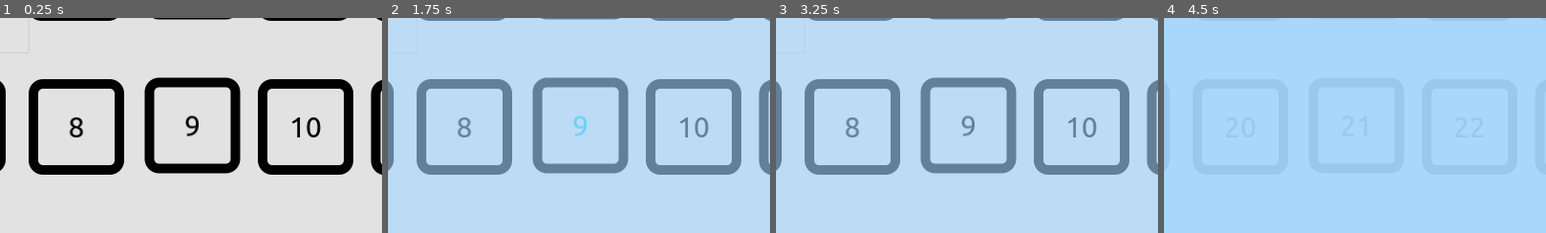
Above: before the commit, frames 1-4 (left to right).
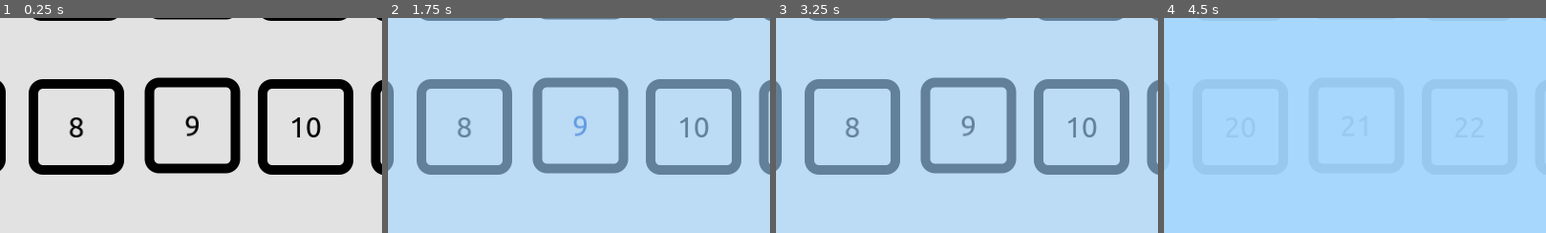
Above: after the commit, the same moments.

Repository: Sniggiho/COMP225-Reluna
Game: Godot game, scene res://Scenes/Tutorial/tutorialScreen.tscn
Same seed, same stepped clock (60 frames per second), same inputs: the game is played once before the commit and once after it. This scene is started directly instead of the project's main scene.
Inputs (mouse positions are % of the whole screen's width and height, from its top left):
- Up to frame 1 (0.25 s): no input
- Up to frame 2 (1.75 s): click (4, 7) at 0.5 s; click "play" at 1.25 s
- Up to frame 3 (3.25 s): click (95, 91) at 2 s; click (4, 7) at 2.75 s
- Up to frame 4 (4.5 s): click (95, 91) at 3.5 s; click "13" at 4.25 s
The pictures show only the part of the screen within x 18-68%, y 45-95%; the shares and areas given below are measured in that part.

The runs differ from the first frame. In frame 2, 0.1% of the frame differs, in the area x 48-52%, y 45-56%; in frame 3, less than 0.1%; in frame 4, less than 0.1%.

Commit message:
removed square outline over focus in tutorial levels

Diff:
--- a/Project/Scenes/Tutorial/tutorialScreen.tscn
+++ b/Project/Scenes/Tutorial/tutorialScreen.tscn
@@ -13,6 +13,7 @@
 offset_top = 144.0
 offset_right = 351.0
 offset_bottom = 480.0
+focus_neighbor_left = NodePath("../ReturnButton")
 focus_neighbor_top = NodePath("../ReturnButton")
 focus_neighbor_right = NodePath("../Level2")
 focus_neighbor_bottom = NodePath("../Level7")
@@ -135,6 +136,7 @@
 focus_neighbor_left = NodePath("../Level11")
 focus_neighbor_top = NodePath("../Level6")
 focus_neighbor_right = NodePath("../NextButton")
+focus_neighbor_bottom = NodePath("../NextButton")
 text = "12"
 tutorialNum = "12"
 
--- a/Project/Scenes/Tutorial/tutorialScreen2.tscn
+++ b/Project/Scenes/Tutorial/tutorialScreen2.tscn
@@ -13,6 +13,7 @@
 offset_top = 144.0
 offset_right = 351.0
 offset_bottom = 480.0
+focus_neighbor_left = NodePath("../ReturnButton")
 focus_neighbor_top = NodePath("../ReturnButton")
 focus_neighbor_right = NodePath("../Level14")
 focus_neighbor_bottom = NodePath("../Level19")
--- a/Project/Scenes/TutorialButton/tutorialButton.tscn
+++ b/Project/Scenes/TutorialButton/tutorialButton.tscn
@@ -1,7 +1,9 @@
-[gd_scene load_steps=3 format=3 uid="uid://34403u2svqws"]
+[gd_scene load_steps=4 format=3 uid="uid://34403u2svqws"]
 
 [ext_resource type="Texture2D" uid="uid://ukpg5ih6vcgr" path="res://RelunaIcons/levelOutline.png" id="1_gqk5d"]
 [ext_resource type="Script" path="res://Scenes/TutorialButton/tutorialButton.gd" id="2_1pyx0"]
+
+[sub_resource type="StyleBoxEmpty" id="StyleBoxEmpty_5gc0t"]
 
 [node name="TutorialButton" type="Button"]
 offset_left = 1.0
@@ -9,6 +11,7 @@
 offset_right = 295.0
 offset_bottom = 335.0
 theme_type_variation = &"tutorialButton"
+theme_override_styles/focus = SubResource("StyleBoxEmpty_5gc0t")
 icon = ExtResource("1_gqk5d")
 flat = true
 icon_alignment = 1
--- a/Project/projectTheme.tres
+++ b/Project/projectTheme.tres
@@ -68,7 +68,7 @@
 tutorialButton/base_type = &"Button"
 tutorialButton/colors/font_color = Color(0, 0, 0, 1)
 tutorialButton/colors/font_focus_color = Color(0.0431373, 0.8, 0.956863, 1)
-tutorialButton/colors/font_hover_color = Color(0.0431373, 0.8, 0.956863, 1)
+tutorialButton/colors/font_hover_color = Color(0.00392157, 0.254902, 0.709804, 1)
 tutorialButton/colors/icon_hover_color = Color(0.305882, 0.305882, 0.305882, 1)
 tutorialButton/colors/icon_normal_color = Color(0.305882, 0.305882, 0.305882, 1)
 tutorialButton/font_sizes/font_size = 60
Binary file added: Project/RelunaIcons/checkHighlighted.png
Not shown, added: Project/RelunaIcons/checkHighlighted.png.import
Binary file added: Project/RelunaIcons/hintHighlighted.png
Not shown, added: Project/RelunaIcons/hintHighlighted.png.import
Binary file added: Project/RelunaIcons/playHighlighted.png
Not shown, added: Project/RelunaIcons/playHighlighted.png.import
Not shown, changed: .DS_Store
Not shown, changed: Project/.DS_Store
